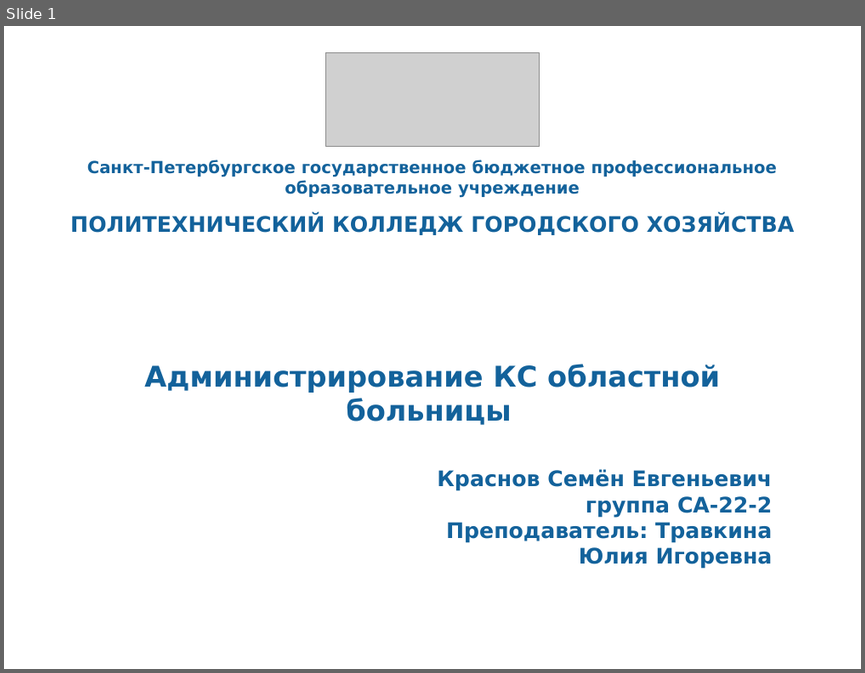
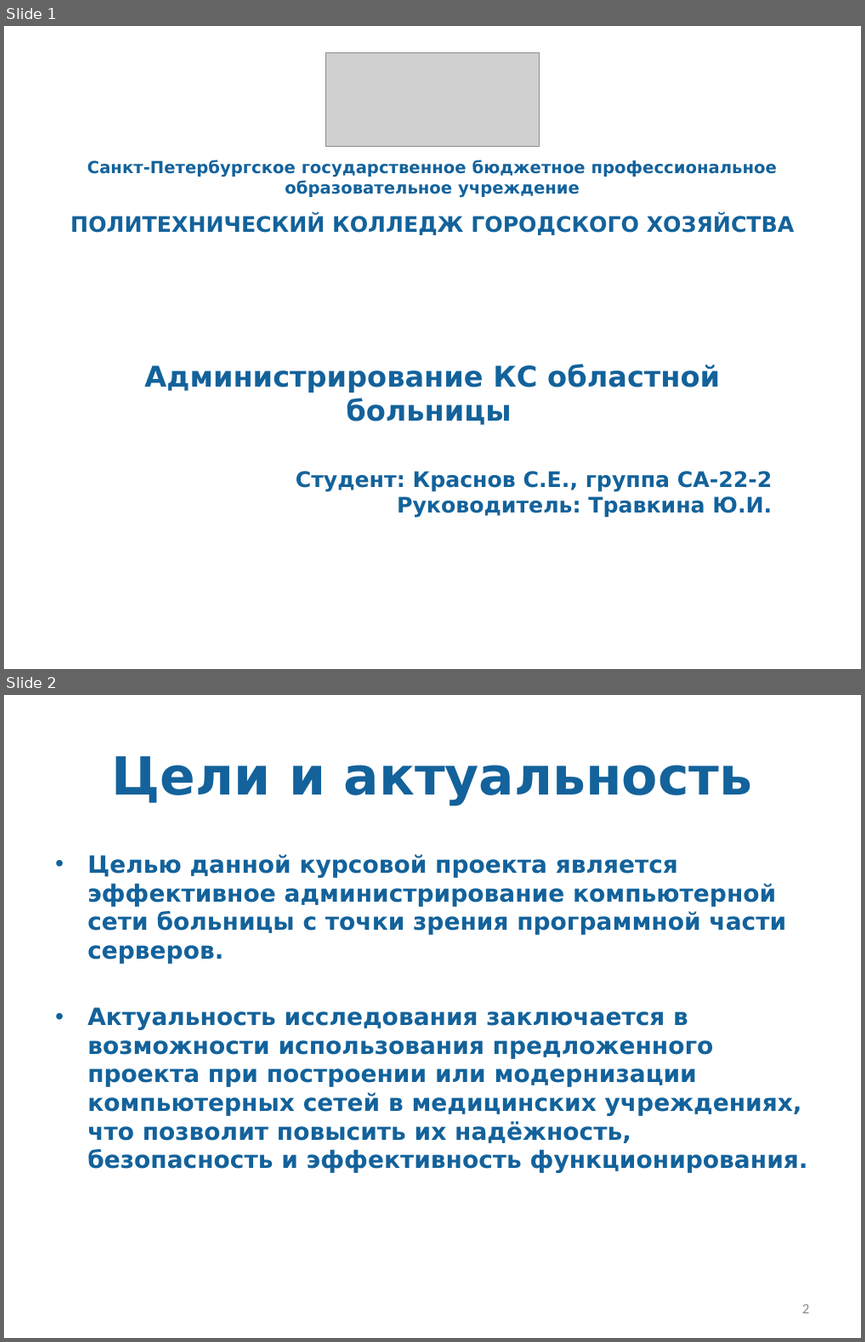
Before and after one commit to Sem5075/Course2025, a slide deck: Презентация.pptx. Shown one above the other, each under a label of ours: slide 1 before the commit, slides 1 and 2 after it. The pictures are 865x673 and 865x1342 pixels, drawn with LibreOffice and Linux fonts; fonts in the diff are those of the drawing; grey boxes stand for pictures; background and template pictures are left out. Boxes give left, top, right and bottom in pixels: in the first picture for what was removed or moved away, otherwise in the second. Text is boxed around its words. In the diff, an @@ line names an element or a change of style, - is before the commit and + after.

```diff
--- a/Презентация.pptx
+++ b/Презентация.pptx
@@ slide 2 added at (x1=4, y1=695, x2=861, y2=1338), background #FFFFFF @@
@@ title added at (x1=112, y1=756, x2=753, y2=806), 44 pt, text #13629B, bold @@
+Цели и актуальность
@@ text added at (x1=87, y1=854, x2=808, y2=1173), 20 pt, text #13629B, bold @@
+• Целью данной курсовой проекта является эффективное администрирование компьютерной сети больницы с точки зрения программной части серверов.
+• Актуальность исследования заключается в возможности использования предложенного проекта при построении или модернизации компьютерных сетей в медицинских учреждениях, что позволит повысить их надёжность, безопасность и эффективность функционирования.
@@ page number added at (x1=802, y1=1304, x2=809, y2=1313), 12 pt, text #8C8C8C @@
+2
@@ slide 1 changed as well @@
@@ text at (x1=296, y1=471, x2=772, y2=517): text changed @@
-Краснов Семён Евгеньевич группа СА-22-2
-Преподаватель: Травкина Юлия Игоревна
+Студент: Краснов C.Е., группа СА-22-2
+Руководитель: Травкина Ю.И.
```
Also in this commit, not shown: 7 other slides changed, 1 other file.
